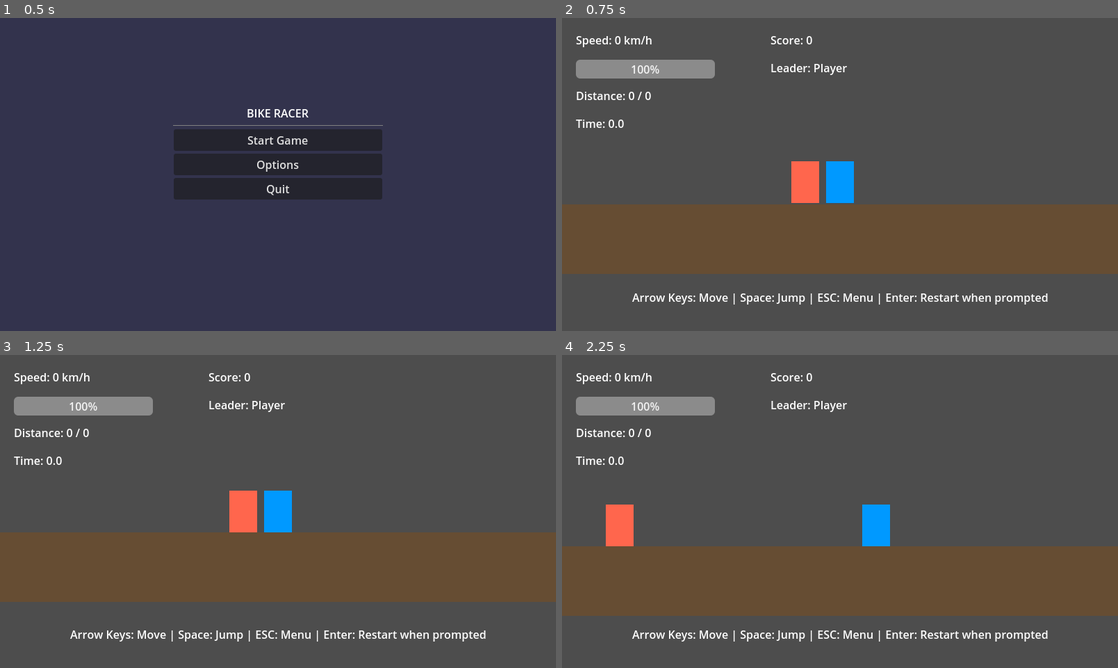
Above: before the commit, frames 1-4 (two rows, left to right).
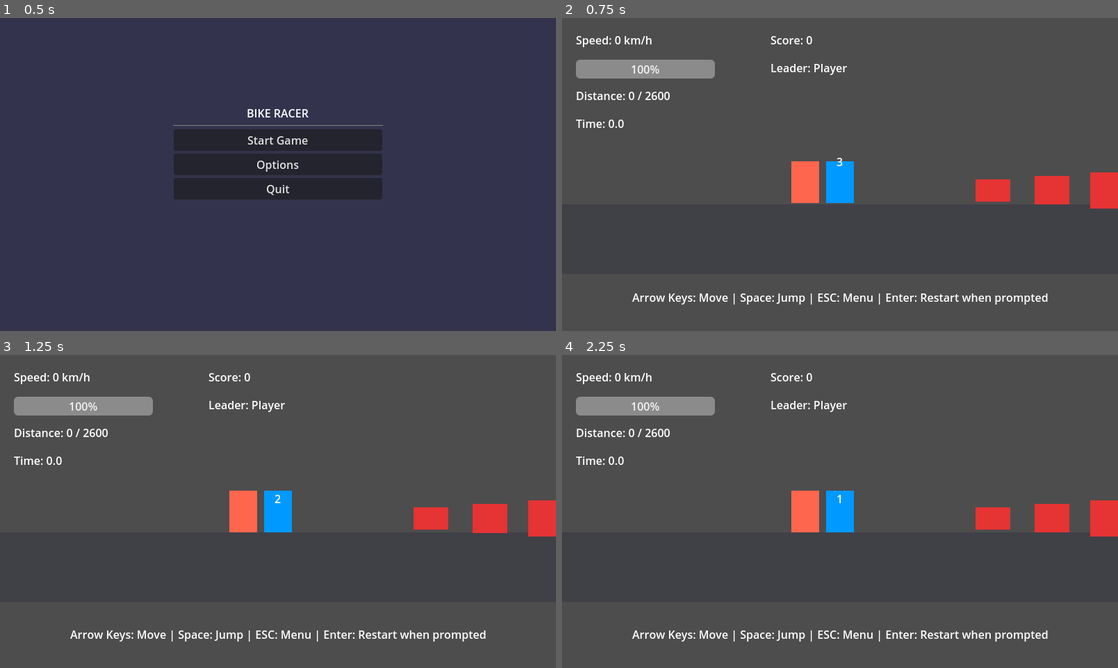
Above: after the commit, the same moments.

Repository: abhishek9871/AI-Race-Game
Game: Godot game, scene res://scenes/MainMenu.tscn
The game is run twice, just before and just after one commit, with the same random seed, the same clock (stepped at 60 frames per second) and the same inputs.
Inputs:
- Up to frame 1 (0.5 s): no input
- Up to frame 2 (0.75 s): click "Start Game" at 0.5 s
- Up to frame 3 (1.25 s): no input
- Up to frame 4 (2.25 s): tap Enter (ui_accept) at 1.25, 1.52 s; hold Right (ui_right) from 1.28 s (still down)

Frame 1 is identical in both runs. In frame 2, 24% of the frame differs, in the area x 0-100%, y 23-82%; in frame 3, 24%; in frame 4, 27%, in the area x 0-100%, y 23-84%.
Error before the commit: Parse Error: Used space character for indentation instead of tab as used before in the file. (res://scripts/Game.gd:128)

Commit message:
New changes

Diff:
--- a/scripts/Game.gd
+++ b/scripts/Game.gd
@@ -126,95 +126,95 @@
 	await get_tree().create_timer(0.6).timeout
 
 func _spawn_level():
-    # Pattern-based generation with simple difficulty ramp
-    var x := 420.0
-    while x < target_distance - 200.0:
-        var progress := clamp(x / target_distance, 0.0, 1.0)
-        var choice := rng.randf()
-        if choice < 0.35:
-            x = _pattern_hurdles(x, 3 + int(progress * 2.0))
-        elif choice < 0.65:
-            x = _pattern_cluster(x)
-        else:
-            x = _pattern_stairs(x)
-
-        # Mid/late-race: increase chance of a quick boost zone
-        if progress > 0.5 and rng.randf() < 0.25:
-            _spawn_boost_zone(x + 40.0, 160.0)
-
-        # Sprinkle stamina/boost pickups between patterns
-        if rng.randf() < (0.55 if progress > 0.6 else 0.35):
-            _spawn_pickup(Vector2(x + rng.randf_range(60.0, 140.0), 430))
-
-        # Advance by themed spacing with slight tightening later
-        var step_min := max(180.0, obstacle_spacing.x - 20.0 * progress)
-        var step_max := obstacle_spacing.y
-        x += rng.randf_range(step_min, step_max)
-
-    # Extra pickups near the end as a finale
-    var px := max(520.0, x - 400.0)
-    while px < target_distance - 100.0:
-        _spawn_pickup(Vector2(px, 430))
-        px += rng.randf_range(140.0, 220.0)
+	# Pattern-based generation with simple difficulty ramp
+	var x := 420.0
+	while x < target_distance - 200.0:
+		var progress: float = clamp(x / target_distance, 0.0, 1.0)
+		var choice := rng.randf()
+		if choice < 0.35:
+			x = _pattern_hurdles(x, 3 + int(progress * 2.0))
+		elif choice < 0.65:
+			x = _pattern_cluster(x)
+		else:
+			x = _pattern_stairs(x)
+
+		# Mid/late-race: increase chance of a quick boost zone
+		if progress > 0.5 and rng.randf() < 0.25:
+			_spawn_boost_zone(x + 40.0, 160.0)
+
+		# Sprinkle stamina/boost pickups between patterns
+		if rng.randf() < (0.55 if progress > 0.6 else 0.35):
+			_spawn_pickup(Vector2(x + rng.randf_range(60.0, 140.0), 430))
+
+		# Advance by themed spacing with slight tightening later
+		var step_min: float = max(180.0, obstacle_spacing.x - 20.0 * progress)
+		var step_max: float = obstacle_spacing.y
+		x += rng.randf_range(step_min, step_max)
+
+	# Extra pickups near the end as a finale
+	var px: float = max(520.0, x - 400.0)
+	while px < target_distance - 100.0:
+		_spawn_pickup(Vector2(px, 430))
+		px += rng.randf_range(140.0, 220.0)
 
 func _resize_ground() -> void:
-    var col := get_node_or_null("Ground/CollisionShape2D") as CollisionShape2D
-    if col and col.shape and col.shape is RectangleShape2D:
-        var width := max(target_distance + 800.0, 4000.0)
-        var shape := col.shape as RectangleShape2D
-        shape.size = Vector2(width, shape.size.y)
-        var rect := get_node_or_null("Ground/ColorRect") as ColorRect
-        if rect:
-            rect.offset_left = -width * 0.5
-            rect.offset_right = width * 0.5
+	var col := get_node_or_null("Ground/CollisionShape2D") as CollisionShape2D
+	if col and col.shape and col.shape is RectangleShape2D:
+		var width: float = max(target_distance + 800.0, 4000.0)
+		var shape := col.shape as RectangleShape2D
+		shape.size = Vector2(width, shape.size.y)
+		var rect := get_node_or_null("Ground/ColorRect") as ColorRect
+		if rect:
+			rect.offset_left = -width * 0.5
+			rect.offset_right = width * 0.5
 
 func _pattern_cluster(x_start: float) -> float:
-    # 2-3 blocks close together
-    var count := 2 + int(rng.randf() < 0.5)
-    var x := x_start
-    for i in range(count):
-        var w := rng.randf_range(40.0, 60.0)
-        var h := rng.randf_range(36.0, 56.0)
-        _spawn_obstacle(Vector2(x, 480), Vector2(w, h))
-        x += rng.randf_range(40.0, 75.0)
-    return x
+	# 2-3 blocks close together
+	var count := 2 + int(rng.randf() < 0.5)
+	var x := x_start
+	for i in range(count):
+		var w := rng.randf_range(40.0, 60.0)
+		var h := rng.randf_range(36.0, 56.0)
+		_spawn_obstacle(Vector2(x, 480), Vector2(w, h))
+		x += rng.randf_range(40.0, 75.0)
+	return x
 
 func _pattern_stairs(x_start: float) -> float:
-    # Three rising hurdles
-    var x := x_start
-    var h := 32.0
-    for i in range(3):
-        _spawn_obstacle(Vector2(x, 480), Vector2(50, h))
-        x += rng.randf_range(70.0, 100.0)
-        h += rng.randf_range(8.0, 16.0)
-    return x
+	# Three rising hurdles
+	var x := x_start
+	var h := 32.0
+	for i in range(3):
+		_spawn_obstacle(Vector2(x, 480), Vector2(50, h))
+		x += rng.randf_range(70.0, 100.0)
+		h += rng.randf_range(8.0, 16.0)
+	return x
 
 func _pattern_hurdles(x_start: float, n: int) -> float:
-    # Sequence of small hurdles
-    var x := x_start
-    for i in range(n):
-        _spawn_obstacle(Vector2(x, 485), Vector2(42, 28))
-        x += rng.randf_range(65.0, 95.0)
-    return x
+	# Sequence of small hurdles
+	var x := x_start
+	for i in range(n):
+		_spawn_obstacle(Vector2(x, 485), Vector2(42, 28))
+		x += rng.randf_range(65.0, 95.0)
+	return x
 
 func _spawn_boost_zone(x_center: float, width: float) -> void:
-    var area := Area2D.new()
-    area.global_position = Vector2(x_center, 500)
-    var shape := RectangleShape2D.new()
-    shape.size = Vector2(width, 20)
-    var col := CollisionShape2D.new()
-    col.shape = shape
-    area.add_child(col)
-    area.connect("body_entered", Callable(self, "_on_pickup_body_entered").bind(area))
-    area.set_meta("type", "boost_zone")
-    var rect := ColorRect.new()
-    rect.color = Color(0.2, 0.9, 0.8, 0.6)
-    rect.offset_left = -width * 0.5
-    rect.offset_right = width * 0.5
-    rect.offset_top = -10
-    rect.offset_bottom = 10
-    area.add_child(rect)
-    pickups_root.add_child(area)
+	var area := Area2D.new()
+	area.global_position = Vector2(x_center, 500)
+	var shape := RectangleShape2D.new()
+	shape.size = Vector2(width, 20)
+	var col := CollisionShape2D.new()
+	col.shape = shape
+	area.add_child(col)
+	area.connect("body_entered", Callable(self, "_on_pickup_body_entered").bind(area))
+	area.set_meta("type", "boost_zone")
+	var rect := ColorRect.new()
+	rect.color = Color(0.2, 0.9, 0.8, 0.6)
+	rect.offset_left = -width * 0.5
+	rect.offset_right = width * 0.5
+	rect.offset_top = -10
+	rect.offset_bottom = 10
+	area.add_child(rect)
+	pickups_root.add_child(area)
 
 func _spawn_obstacle(pos: Vector2, size: Vector2):
 	var body := StaticBody2D.new()
@@ -278,17 +278,17 @@
 	add_child(finish_line)
 
 func _on_pickup_body_entered(body: Node, area: Area2D):
-    if body == player:
-        var ptype := String(area.get_meta("type")) if area.has_meta("type") else "stamina"
-        if ptype == "boost" or ptype == "boost_zone":
-            score += 150
-            if player.has_method("apply_boost"):
-                player.apply_boost(1.6, 1.2)
-        else:
-            score += 100
-            player.stamina = min(player.stamina + 30.0, player.max_stamina)
-        if area and area.is_inside_tree():
-            area.queue_free()
+	if body == player:
+		var ptype := String(area.get_meta("type")) if area.has_meta("type") else "stamina"
+		if ptype == "boost" or ptype == "boost_zone":
+			score += 150
+			if player.has_method("apply_boost"):
+				player.apply_boost(1.6, 1.2)
+		else:
+			score += 100
+			player.stamina = min(player.stamina + 30.0, player.max_stamina)
+		if area and area.is_inside_tree():
+			area.queue_free()
 
 func _on_finish_body_entered(body: Node):
 	if game_over:
@@ -301,7 +301,7 @@
 		ai.can_control = false
 		_show_message("You Win! Press Enter to Restart")
 		SaveData.update_result(GameConfig.difficulty, elapsed_time, true, score)
-	elif body == ai:
+	if body == ai:
 		win = false
 		game_over = true
 		race_started = false
